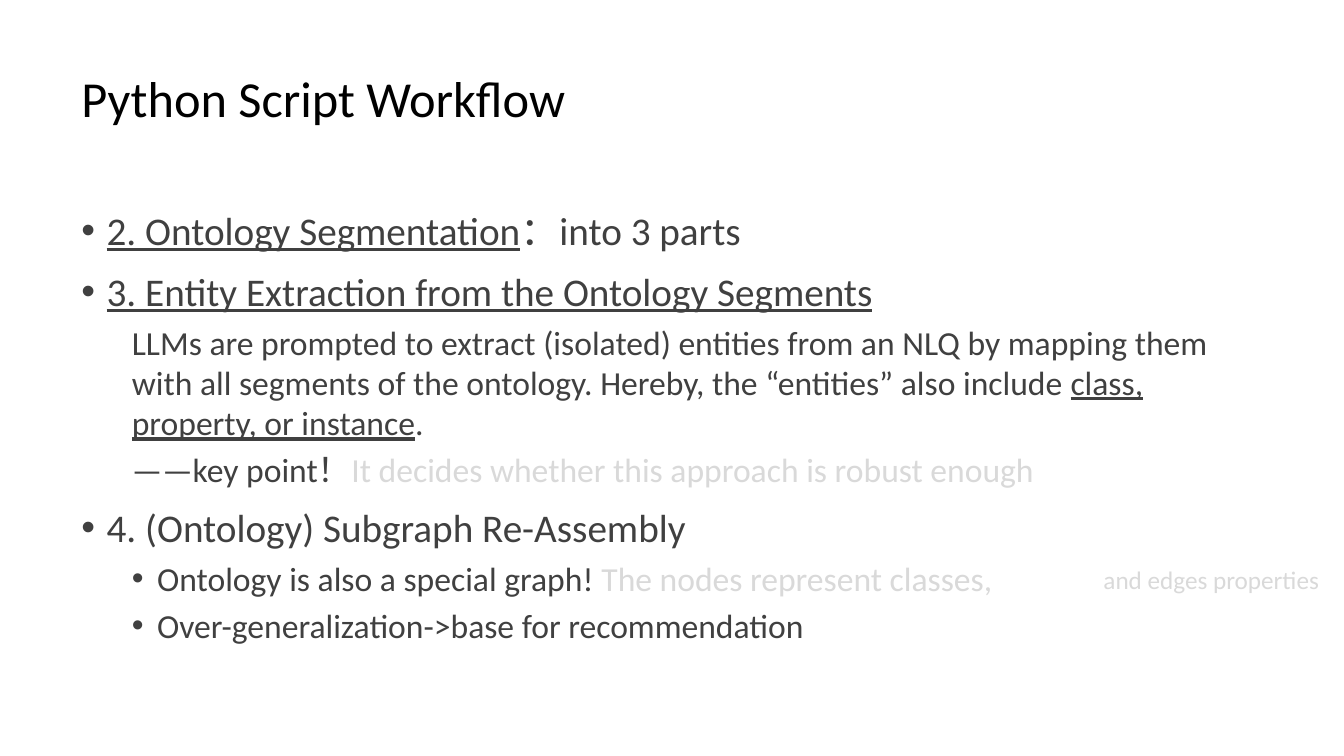
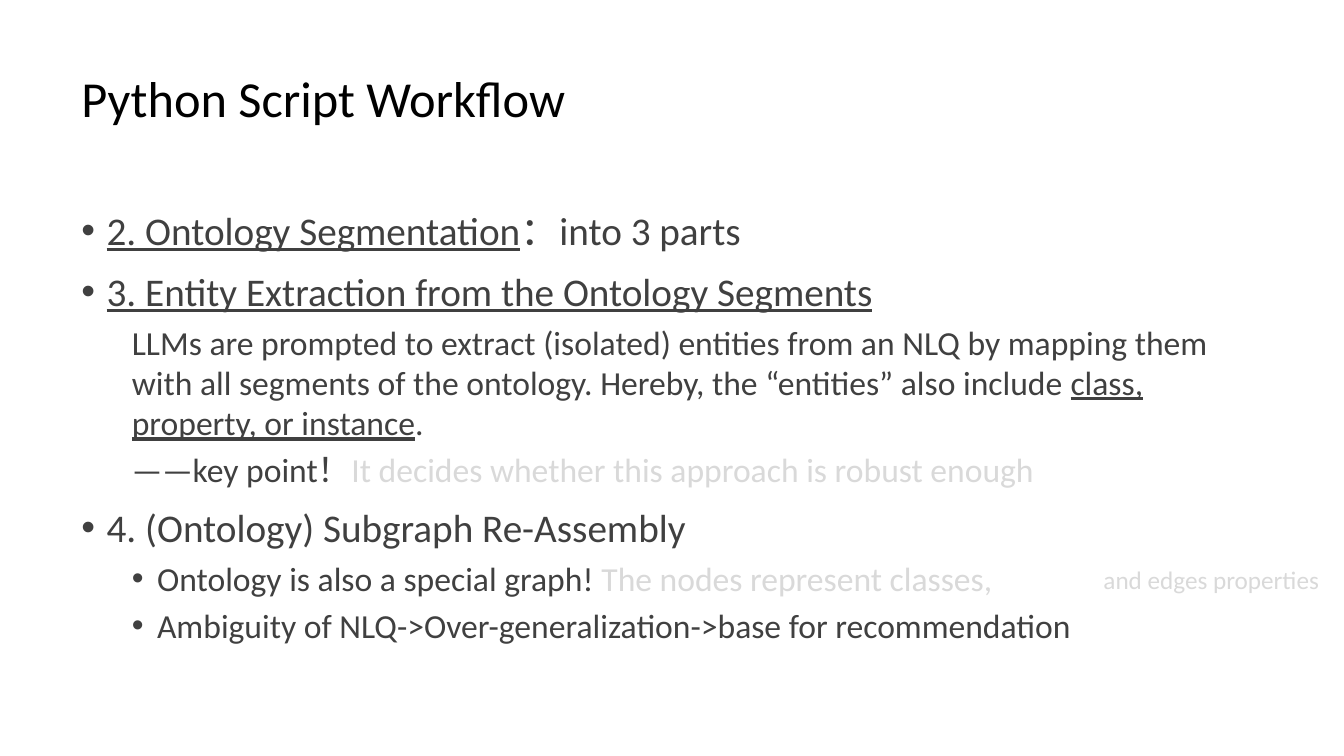
Before and after one commit to DDMAL/linkedmusic-queries, a slide deck: slide 8 of handOver_generalReviewOf_LinkedMusicQueries2024-2025.pptx. Drawn at 1344x756 pixels with LibreOffice and Linux fonts; fonts in the diff are those of the drawing. Boxes give left, top, right and bottom in pixels: in the first picture for what was removed or moved away, otherwise in the second. Text is boxed around its words. In the diff, an @@ line names an element or a change of style, - is before the commit and + after.

```diff
--- a/handOver_generalReviewOf_LinkedMusicQueries2024-2025.pptx
+++ b/handOver_generalReviewOf_LinkedMusicQueries2024-2025.pptx
@@ text at <box>157,614,1070,644</box>: text changed @@
-  • Over-generalization->base for recommendation
+  • Ambiguity of NLQ->Over-generalization->base for recommendation
```
Also in this commit, not shown: 9 other slides changed, 3 slides added.
